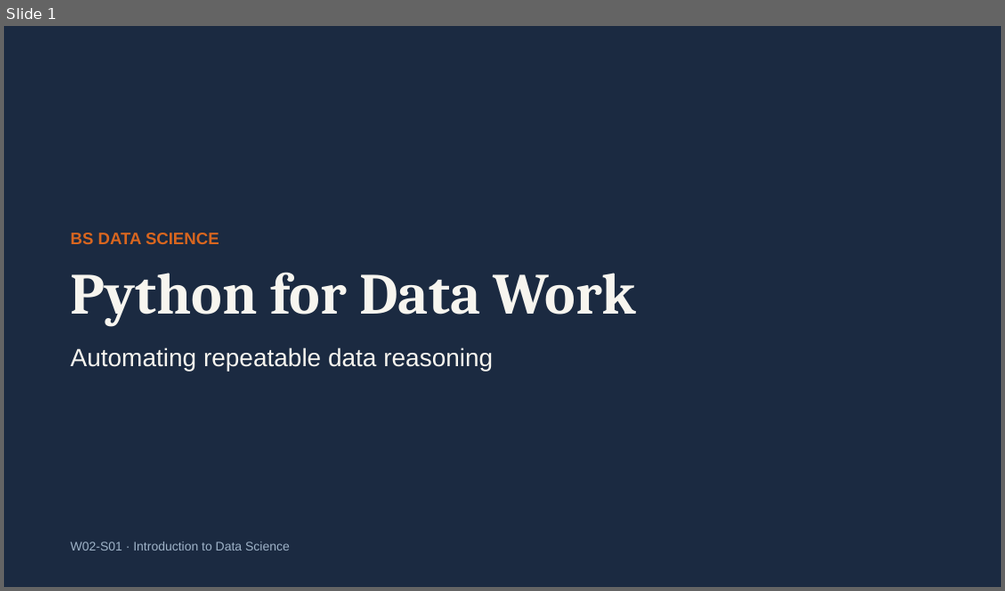
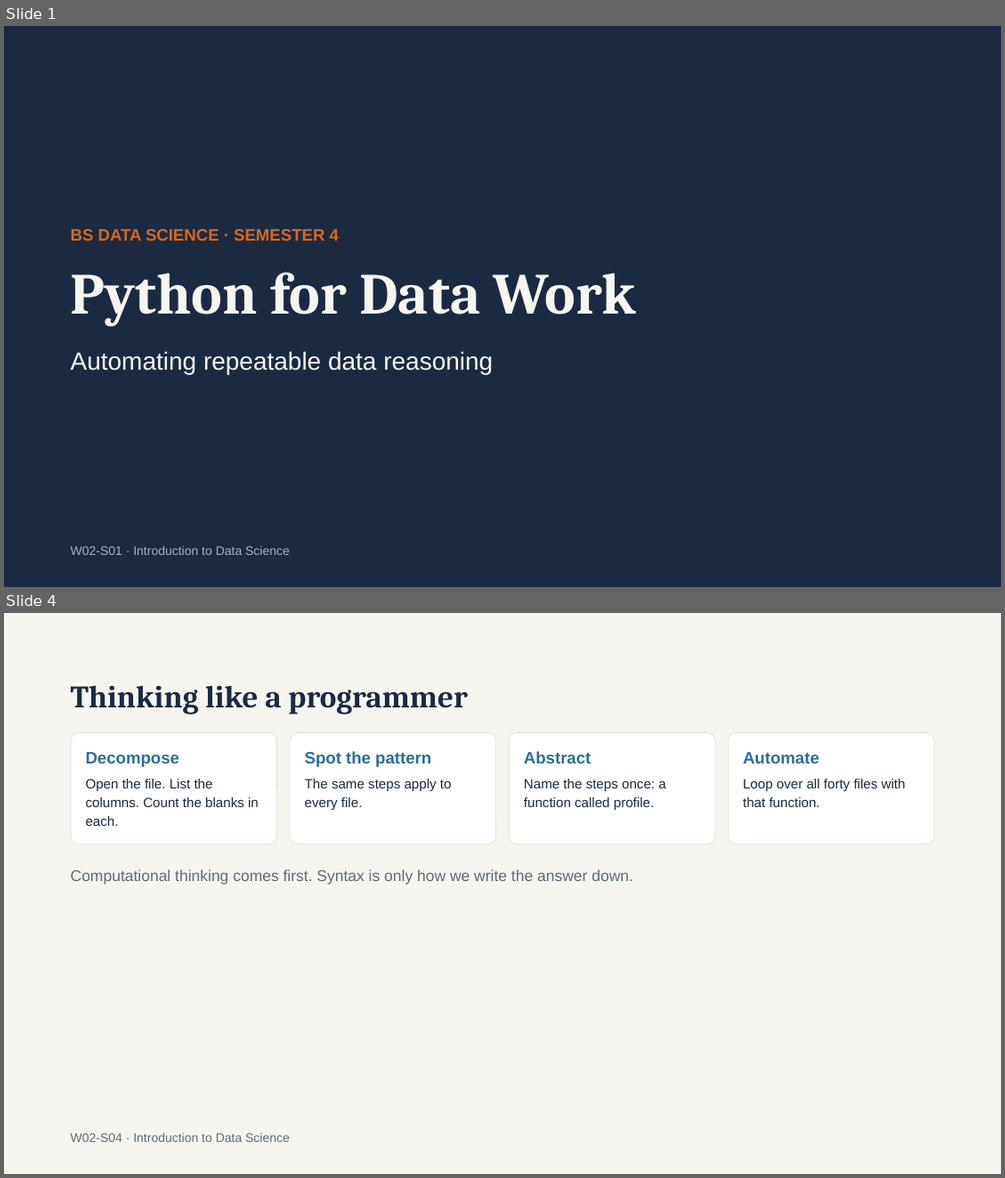
Before and after one commit to a6dulrauf/introduction-to-data-science-fall26, a slide deck: week 2/Intro to Data Science — Week 2 Python for Data Work.pptx. Shown one above the other, each under a label of ours: slide 1 before the commit, slides 1 and 4 after it; the slides between them are not shown. The pictures are 1005x591 and 1005x1178 pixels, drawn with LibreOffice and Linux fonts; fonts in the diff are those of the drawing. Boxes give left, top, right and bottom in pixels: in the first picture for what was removed or moved away, otherwise in the second. Text is boxed around its words. In the diff, an @@ line names an element or a change of style, - is before the commit and + after.

```diff
--- a/week 2/Intro to Data Science — Week 2 Python for Data Work.pptx
+++ b/week 2/Intro to Data Science — Week 2 Python for Data Work.pptx
@@ slide 4 added at bbox=[4, 613, 1001, 1174], background #F7F5EF @@
@@ title added at bbox=[71, 685, 468, 714], 30 pt, text #1B2A41, bold @@
+Thinking like a programmer
@@ rounded rectangle added at bbox=[71, 732, 277, 844], fill #FFFFFF, outline #E0DCD0 0.5 pt @@
@@ rounded rectangle added at bbox=[290, 732, 496, 844], fill #FFFFFF, outline #E0DCD0 0.5 pt @@
@@ rounded rectangle added at bbox=[509, 732, 715, 844], fill #FFFFFF, outline #E0DCD0 0.5 pt @@
@@ rounded rectangle added at bbox=[728, 732, 934, 844], fill #FFFFFF, outline #E0DCD0 0.5 pt @@
@@ text added at bbox=[86, 752, 179, 767], 16 pt, text #2A6F97, bold @@
+Decompose
@@ text added at bbox=[305, 751, 431, 767], 16 pt, text #2A6F97, bold @@
+Spot the pattern
@@ text added at bbox=[524, 751, 591, 763], 16 pt, text #2A6F97, bold @@
+Abstract
@@ text added at bbox=[743, 752, 819, 763], 16 pt, text #2A6F97, bold @@
+Automate
@@ text added at bbox=[86, 779, 259, 826], 13 pt, text #1B2A41 @@
+Open the file. List the columns. Count the blanks in each.
@@ text added at bbox=[305, 779, 452, 810], 13 pt, text #1B2A41 @@
+The same steps apply to every file.
@@ text added at bbox=[524, 779, 665, 810], 13 pt, text #1B2A41 @@
+Name the steps once: a function called profile.
@@ text added at bbox=[743, 779, 906, 807], 13 pt, text #1B2A41 @@
+Loop over all forty files with that function.
@@ text added at bbox=[71, 869, 633, 884], 15 pt, text #5F6B7A @@
+Computational thinking comes first. Syntax is only how we write the answer down.
@@ text added at bbox=[71, 1133, 290, 1142], 12 pt, text #5F6B7A @@
+W02-S04 · Introduction to Data Science
@@ slide 1 changed as well @@
@@ text at bbox=[71, 229, 339, 240]: text changed @@
-BS DATA SCIENCE
+BS DATA SCIENCE · SEMESTER 4
@@ text "Automating repeatable data reasoning": place and size @@
-text "Automating repeatable data reasoning" at bbox=[71, 347, 493, 370]
+text "Automating repeatable data reasoning" at bbox=[71, 351, 493, 375]
@@ text "W02-S01 · Introduction to Data ...": place and size @@
-text "W02-S01 · Introduction to Data ..." at bbox=[71, 541, 290, 550]
+text "W02-S01 · Introduction to Data ..." at bbox=[71, 546, 290, 555]
```
Also in this commit, not shown: 4 other slides changed, 20 other slides added, 7 slides removed, 3 other files.
